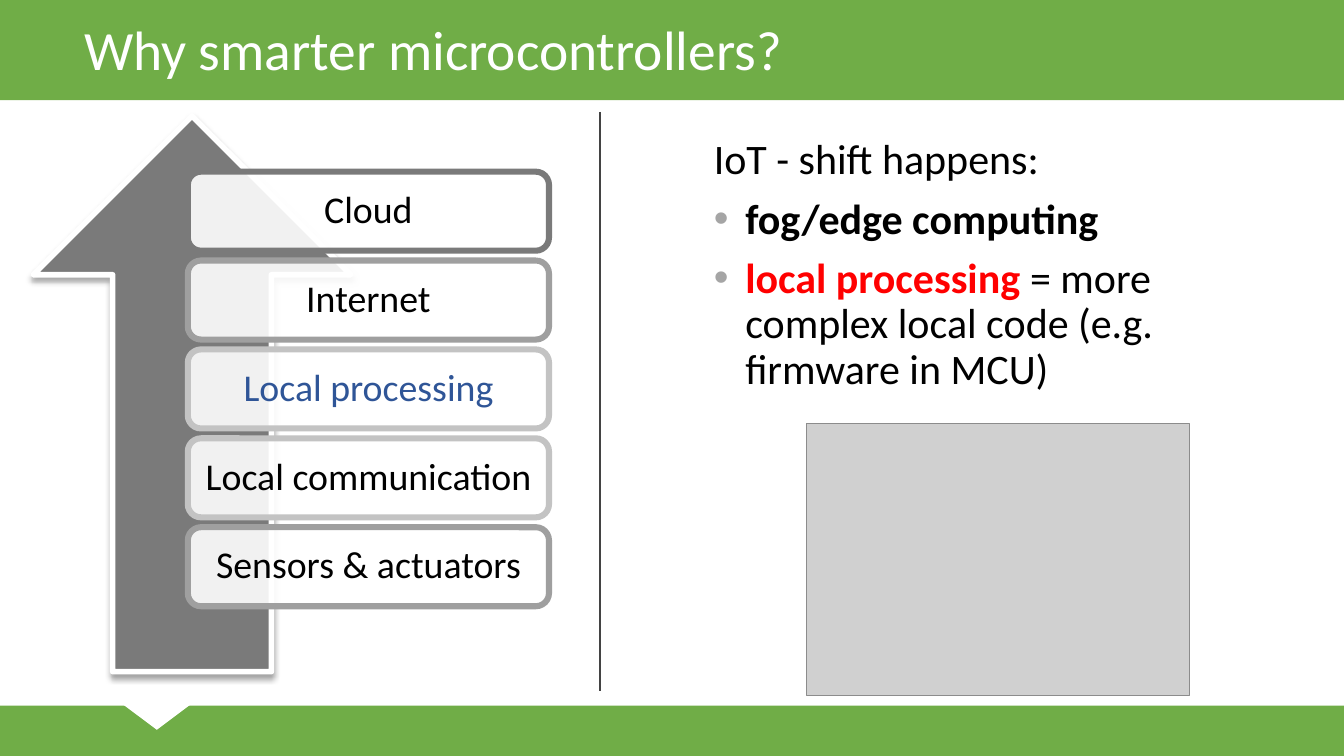
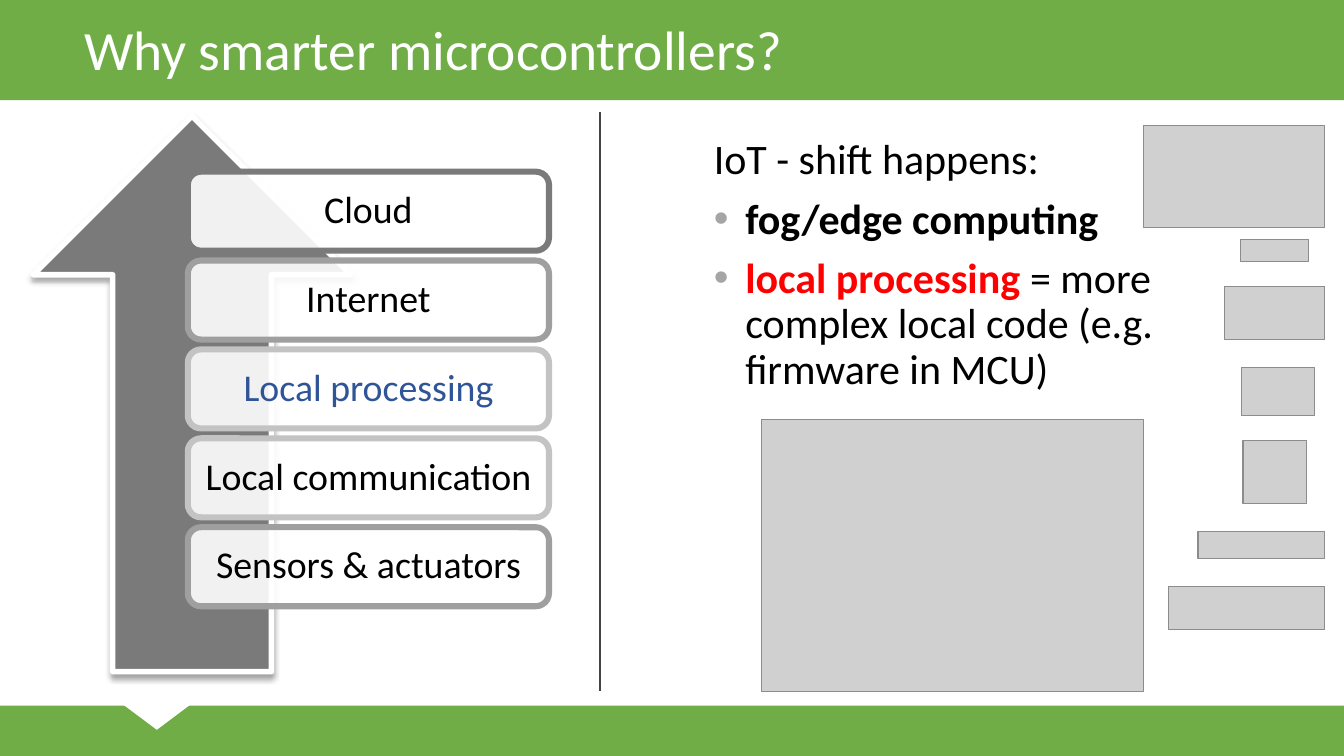
Before and after one commit to ppatrik/DiplomovaPraca, a slide deck: slide 2 of svk/Prezentacia.pptx. Drawn at 1344x756 pixels with LibreOffice and Linux fonts; fonts in the diff are those of the drawing; grey boxes stand for pictures. Boxes give left, top, right and bottom in pixels: in the first picture for what was removed or moved away, otherwise in the second. Text is boxed around its words. In the diff, an @@ line names an element or a change of style, - is before the commit and + after.

```diff
--- a/svk/Prezentacia.pptx
+++ b/svk/Prezentacia.pptx
@@ picture added at (x1=1144, y1=126, x2=1326, y2=228) @@
@@ picture added at (x1=1241, y1=239, x2=1310, y2=261) @@
@@ picture added at (x1=1225, y1=286, x2=1326, y2=340) @@
@@ picture added at (x1=1242, y1=367, x2=1316, y2=415) @@
@@ picture moved from (x1=808, y1=424, x2=1190, y2=696) to (x1=761, y1=419, x2=1143, y2=691) @@
@@ picture added at (x1=1243, y1=441, x2=1307, y2=504) @@
@@ picture added at (x1=1199, y1=531, x2=1326, y2=559) @@
@@ picture added at (x1=1170, y1=587, x2=1326, y2=630) @@
```
Also in this commit, not shown: 4 other slides changed, 9 slides added, 5 other files.
